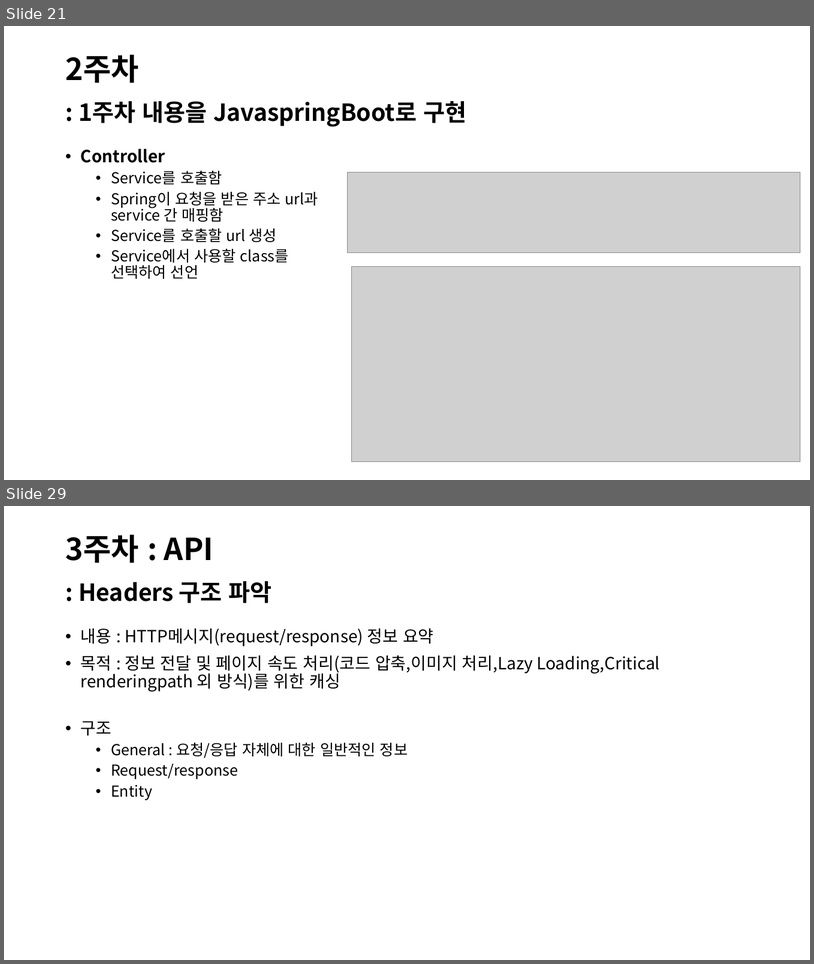
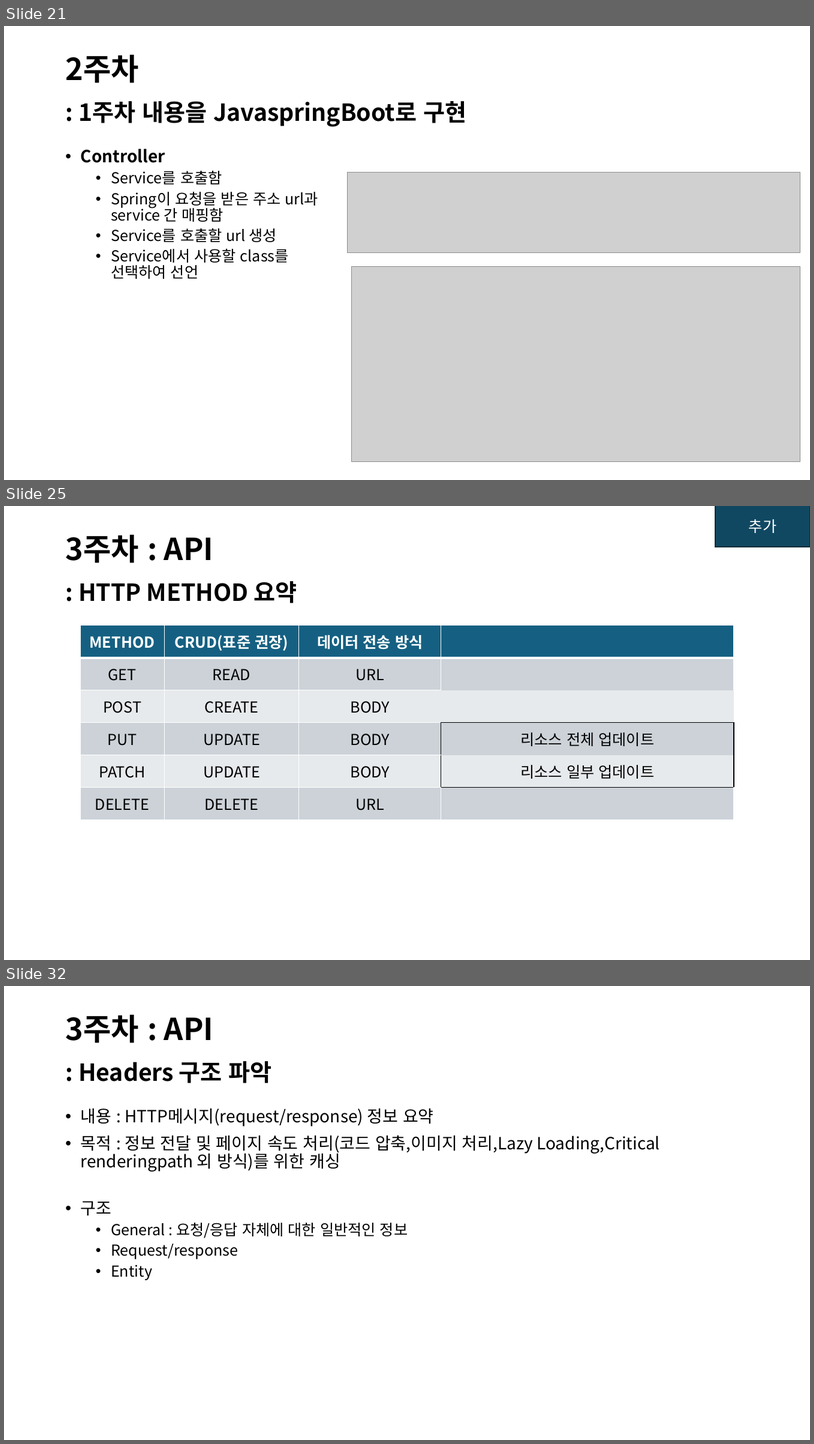
Before and after one commit to jiyoon-choii/Iochord_study_java-2024-, a slide deck: JAVA 프로젝트.pptx. Shown one above the other, each under a label of ours: slides 21 and 29 before the commit, slides 21, 25 and 32 after it; the slides between them are not shown. The pictures are 814x964 and 814x1444 pixels, drawn with LibreOffice and Linux fonts; fonts in the diff are those of the drawing; grey boxes stand for pictures. Boxes give left, top, right and bottom in pixels: in the first picture for what was removed or moved away, otherwise in the second. Text is boxed around its words. In the diff, an @@ line names an element or a change of style, - is before the commit and + after.

```diff
--- a/JAVA 프로젝트.pptx
+++ b/JAVA 프로젝트.pptx
@@ slide 25 added at (4,506,810,960), background #FFFFFF @@
@@ rectangle added at (716,506,810,547), fill #104862, outline #092A39 1.5 pt, 18 pt, text #FFFFFF @@
+추가
@@ title added at (65,534,214,563), 36 pt, text #000000, bold @@
+3주차 : API
@@ text added at (78,581,297,603), 28 pt, text #000000, bold @@
+: HTTP METHOD 요약
@@ table added at (80,625,734,819), 6 rows, 4 columns @@
+METHOD | CRUD(표준 권장) | 데이터 전송 방식 | 
+GET | READ | URL | 
+POST | CREATE | BODY | 
+PUT | UPDATE | BODY | 리소스 전체 업데이트
+PATCH | UPDATE | BODY | 리소스 일부 업데이트
+DELETE | DELETE | URL | 
@@ what was slide 29 is now slide 32 @@
```
Also in this commit, not shown: 11 slides changed, 5 other slides added, 18 other files.
